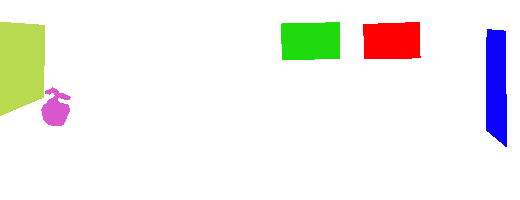
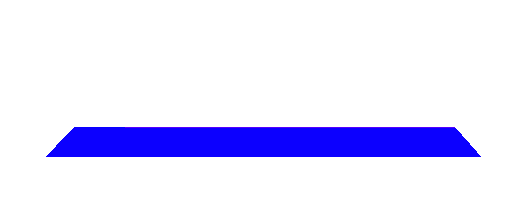
Two versions of the same layered image (520x200). Layer-by-layer changes:
hid "Layer 11" over left=0, top=22, right=507, bottom=147
showed "Layer 10", painted on it over left=46, top=122, right=507, bottom=157
